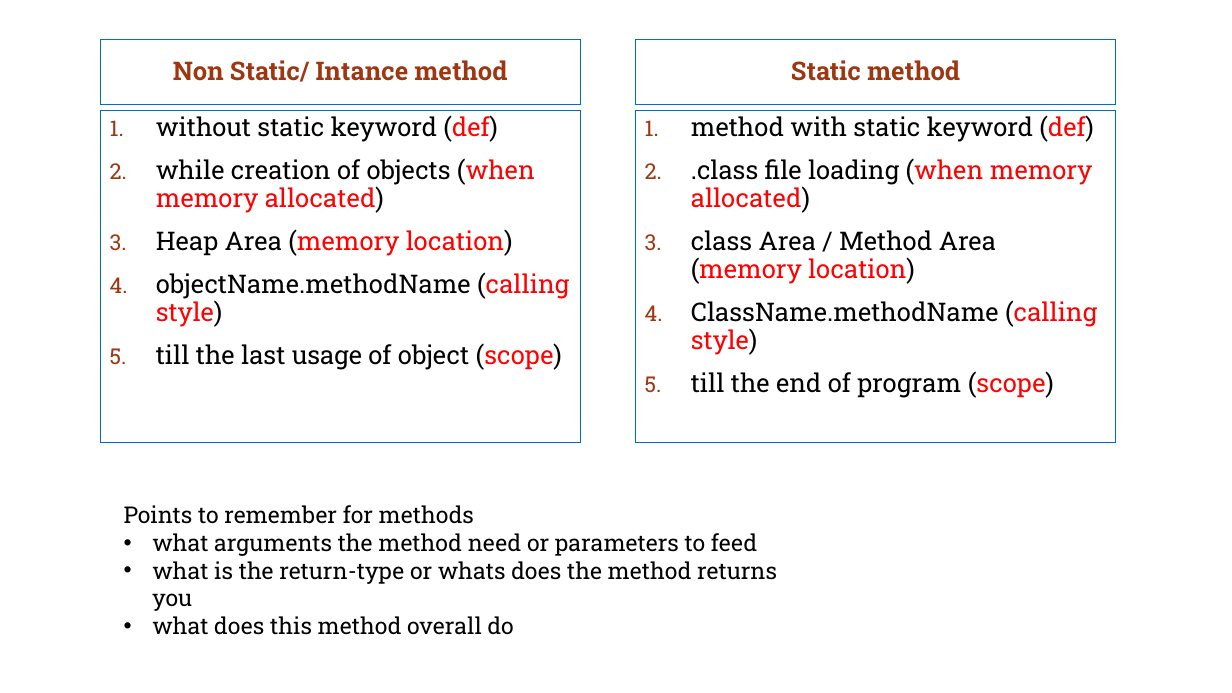
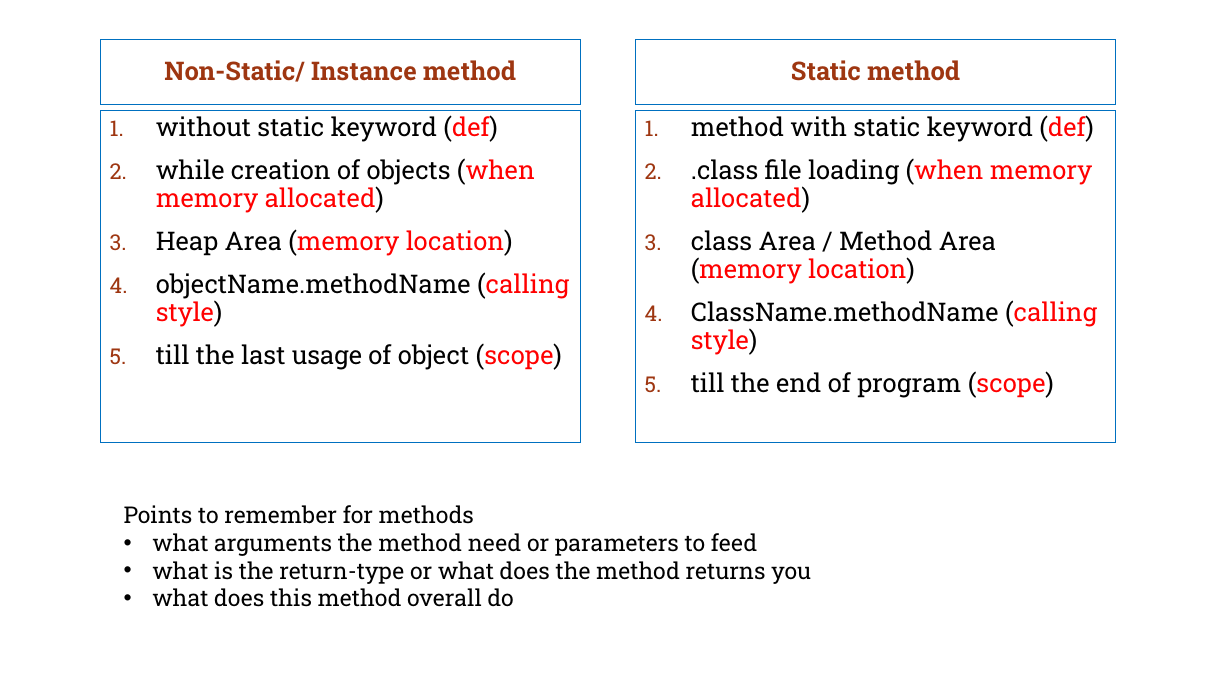
Before and after one commit to rsai-praveen/JavaCourse, a slide deck: slide 28 of JAVA.pptx. Drawn at 1232x693 pixels with LibreOffice and Linux fonts; fonts in the diff are those of the drawing; background and template pictures are left out. Boxes give left, top, right and bottom in pixels: in the first picture for what was removed or moved away, otherwise in the second. Text is boxed around its words. In the diff, an @@ line names an element or a change of style, - is before the commit and + after.

```diff
--- a/JAVA.pptx
+++ b/JAVA.pptx
@@ text at <box>164,60,516,82</box>: text changed @@
-Non Static/ Intance method
+Non-Static/ Instance method
@@ text at <box>152,561,811,584</box>: text changed @@
-• what is the return-type or whats does the method returns you
+• what is the return-type or what does the method returns you
```
Also in this commit, not shown: 3 other slides changed, 14 slides added, 8 other files.
